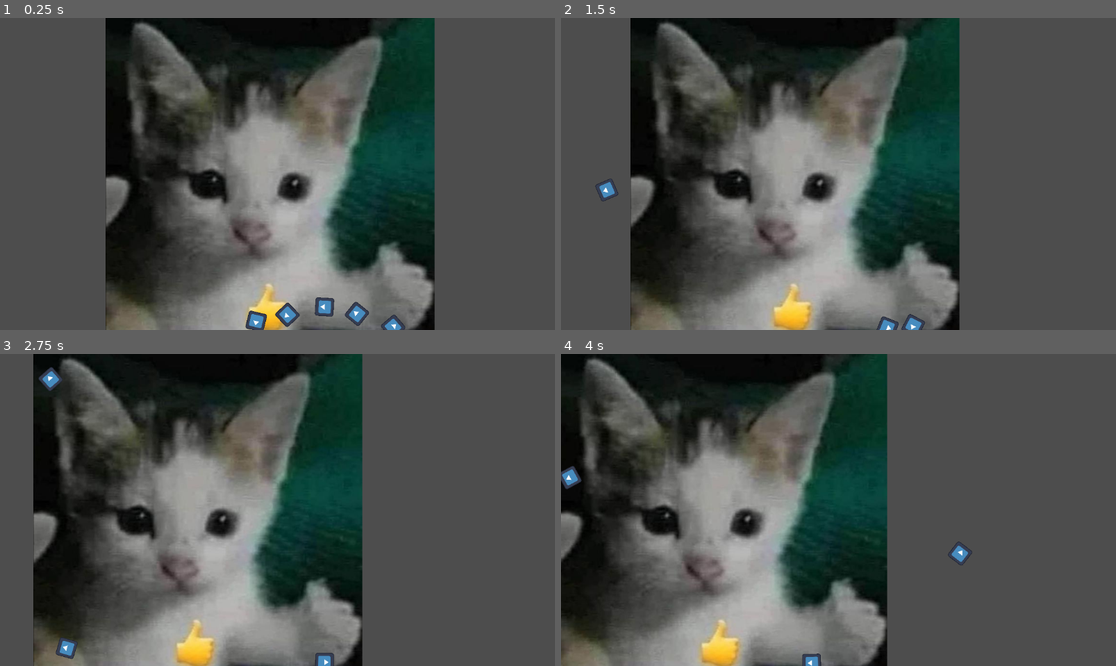
Above: before the commit, frames 1-4 (two rows, left to right).
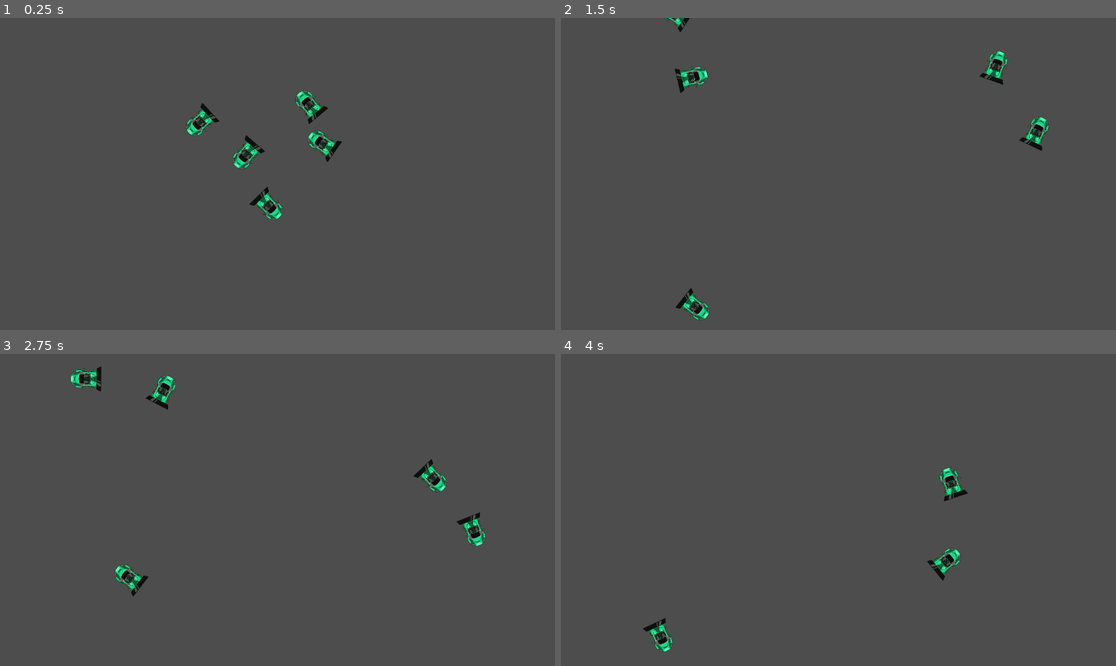
Above: after the commit, the same moments.

Repository: ElevatorBros/RoadRoad
Game: Godot game, scene res://Map.tscn
The game is run twice, just before and just after one commit, with the same random seed, the same clock (stepped at 60 frames per second) and the same inputs. The engine's default icon, where the game draws it, is replaced by a stand-in: a white triangle on a blue panel in a dark square.
Inputs (mouse positions are in pixels of both pictures, inside the frame that each line leads up to):
- Up to frame 1 (0.25 s): no input
- Up to frame 2 (1.5 s): move the mouse to (960, 158) at 0.52 s; click (960, 158) at 0.67 s; move the mouse to (727, 189) at 1.27 s; click (727, 189) at 1.42 s
- Up to frame 3 (2.75 s): move the mouse to (333, 441) at 2.02 s; click (333, 441) at 2.17 s
- Up to frame 4 (4 s): move the mouse to (810, 572) at 2.77 s; click (810, 572) at 2.92 s; move the mouse to (1005, 556) at 3.52 s; click (1005, 556) at 3.67 s

The runs differ from the first frame. In frame 1, 49% of the frame differs, in the area x 19-79%, y 0-100%; in frame 2, 50%, in the area x 6-88%, y 0-100%; in frame 3, 50%; in frame 4, 49%.

Commit message:
Added spawn, cleaned stuff

Diff:
--- a/Camera2D.gd
+++ /dev/null
@@ -1,11 +0,0 @@
-extends Camera2D
-
-
-# Called when the node enters the scene tree for the first time.
-func _ready():
-	pass # Replace with function body.
-
-
-# Called every frame. 'delta' is the elapsed time since the previous frame.
-func _process(delta):
-	self.position += Vector2(1, 0)
--- a/Map.gd
+++ b/Map.gd
@@ -10,7 +10,6 @@
 
 func add_road(a, b, rot) -> float:
 	var straight_road = straight_road_scene.instantiate()
-	print(straight_road)
 	add_child(straight_road)
 	move_child(straight_road, 0)
 	send_points_to_road.connect(straight_road.on_send_points_to_road)
--- a/Map.tscn
+++ b/Map.tscn
@@ -1,9 +1,12 @@
-[gd_scene load_steps=5 format=3 uid="uid://4mbtxrbjrs4b"]
+[gd_scene load_steps=7 format=3 uid="uid://4mbtxrbjrs4b"]
 
 [ext_resource type="Script" path="res://Map.gd" id="1_06fkd"]
 [ext_resource type="PackedScene" uid="uid://bryse20rffvq6" path="res://scenes/car/Car.tscn" id="1_h4w07"]
 [ext_resource type="PackedScene" uid="uid://cvtsw55ccvlxl" path="res://scenes/roads/StraightRoad.tscn" id="2_bkqul"]
-[ext_resource type="Script" path="res://Camera2D.gd" id="4_u1qw2"]
+[ext_resource type="Script" path="res://spawn.gd" id="3_6omkp"]
+[ext_resource type="Script" path="res://camera.gd" id="5_4vgyv"]
+
+[sub_resource type="RectangleShape2D" id="RectangleShape2D_4k7aw"]
 
 [node name="Map" type="Node2D"]
 script = ExtResource("1_06fkd")
@@ -23,28 +26,22 @@
 rotation = -1.5708
 scale = Vector2(4.10185, -6.23892)
 
-[node name="Cars" type="Node2D" parent="."]
+[node name="SpawnArea" type="Area2D" parent="."]
 
-[node name="Car" parent="Cars" instance=ExtResource("1_h4w07")]
-position = Vector2(47, 350)
-
-[node name="Car2" parent="Cars" instance=ExtResource("1_h4w07")]
-position = Vector2(191, 314)
-
-[node name="Car3" parent="Cars" instance=ExtResource("1_h4w07")]
-position = Vector2(129, 350)
-
-[node name="Car4" parent="Cars" instance=ExtResource("1_h4w07")]
-position = Vector2(121, 302)
-
-[node name="Car5" parent="Cars" instance=ExtResource("1_h4w07")]
-position = Vector2(46, 300)
+[node name="SpawnShape" type="CollisionShape2D" parent="SpawnArea"]
+scale = Vector2(10, 10)
+shape = SubResource("RectangleShape2D_4k7aw")
+script = ExtResource("3_6omkp")
+spawn = true
+car_amount = 5
+car_scene = ExtResource("1_h4w07")
 
 [node name="Spawn_Road" type="Timer" parent="."]
 wait_time = 0.2
 autostart = true
 
 [node name="Camera2D" type="Camera2D" parent="."]
-script = ExtResource("4_u1qw2")
+script = ExtResource("5_4vgyv")
+scroll = true
 
 [connection signal="timeout" from="Spawn_Road" to="." method="_on_spawn_road_timeout"]
--- /dev/null
+++ b/camera.gd
@@ -0,0 +1,7 @@
+extends Camera2D
+
+@export var scroll: bool
+
+func _process(delta):
+	if scroll:
+		self.position += Vector2(1, 0)
--- a/scenes/car/Car.tscn
+++ b/scenes/car/Car.tscn
@@ -1,7 +1,7 @@
 [gd_scene load_steps=4 format=3 uid="uid://bryse20rffvq6"]
 
+[ext_resource type="Texture2D" uid="uid://dysj6w7mkfwta" path="res://assets/Green_Car.png" id="2_4bbin"]
 [ext_resource type="Script" path="res://scenes/car/CarCharacterBody2D.gd" id="2_30yij"]
-[ext_resource type="Texture2D" uid="uid://cyb2i81plrdfo" path="res://scenes/roads/icon.svg" id="2_ayl03"]
 
 [sub_resource type="RectangleShape2D" id="RectangleShape2D_5gqak"]
 
@@ -15,7 +15,7 @@
 [node name="Sprite2D" type="Sprite2D" parent="CharacterBody2D"]
 position = Vector2(-2.38419e-07, -3.57628e-07)
 scale = Vector2(0.15625, 0.15625)
-texture = ExtResource("2_ayl03")
+texture = ExtResource("2_4bbin")
 
 [node name="CollisionShape2D" type="CollisionShape2D" parent="CharacterBody2D"]
 shape = SubResource("RectangleShape2D_5gqak")
--- a/scenes/car/CarCharacterBody2D.gd
+++ b/scenes/car/CarCharacterBody2D.gd
@@ -3,7 +3,6 @@
 var initial_velocity = Vector2(300, 300)
 var min_velocity = Vector2(-800, -800)
 var max_velocity = Vector2(800, 800)
-
 
 func _ready():
 	set_velocity(initial_velocity)
@@ -14,23 +13,11 @@
 	var collision_info = move_and_collide(velocity * delta)
 	if collision_info:
 		velocity = velocity.bounce(collision_info.get_normal())
-		#print("Velocity after bounce", velocity)
-
 
 	var mouse = get_global_mouse_position()
-	#var mouse = Vector2(100, 100)
 
 	var bias = 300 * delta
 	var pos_diff = (mouse - global_position).normalized()
-	#print("Mouse: ", mouse)
-	#print("Postion: ", global_position)
-	#print("Pos Diff: ", pos_diff)
 
-	#print("Velocity before mouse", velocity)
-	velocity +=  pos_diff * bias
-	#print("Velocity after mouse", velocity)
-
-
-
-	#print("////\n")
+	velocity += pos_diff * bias
 	velocity = velocity.clamp(min_velocity, max_velocity)
--- a/scenes/roads/StraightRoad.tscn
+++ b/scenes/roads/StraightRoad.tscn
@@ -1,7 +1,6 @@
-[gd_scene load_steps=4 format=3 uid="uid://cvtsw55ccvlxl"]
+[gd_scene load_steps=3 format=3 uid="uid://cvtsw55ccvlxl"]
 
 [ext_resource type="Script" path="res://scenes/roads/StraightRoad.gd" id="1_tbdbh"]
-[ext_resource type="Texture2D" uid="uid://bedcwh1tof2dq" path="res://assets/road.jpg" id="1_v0haa"]
 
 [sub_resource type="RectangleShape2D" id="RectangleShape2D_w4oqp"]
 size = Vector2(685.385, 29)
@@ -11,7 +10,6 @@
 script = ExtResource("1_tbdbh")
 
 [node name="Road" type="Sprite2D" parent="."]
-texture = ExtResource("1_v0haa")
 
 [node name="StaticBody2D" type="StaticBody2D" parent="."]
 
--- /dev/null
+++ b/spawn.gd
@@ -0,0 +1,23 @@
+extends CollisionShape2D
+
+@export var spawn: bool
+@export var car_amount: int
+@export var car_scene: PackedScene
+
+func _ready():
+	if spawn:
+		var spawn_area = self.shape.extents
+		var origin = self.global_position -  spawn_area
+
+		print("Here")
+
+		for i in car_amount:
+			var car = car_scene.instantiate()
+
+			var x = randf_range(origin.x, spawn_area.x)
+			var y = randf_range(origin.y, spawn_area.y)
+
+			car.global_position = Vector2(x, y)
+			car.scale = Vector2(0.3, 0.3)
+
+			add_child(car)
Binary file added: assets/Car_Sprite_Sheets.png
Not shown, added: assets/Car_Sprite_Sheets.png.import
Binary file added: assets/Green_Car.png
Not shown, added: assets/Green_Car.png.import
